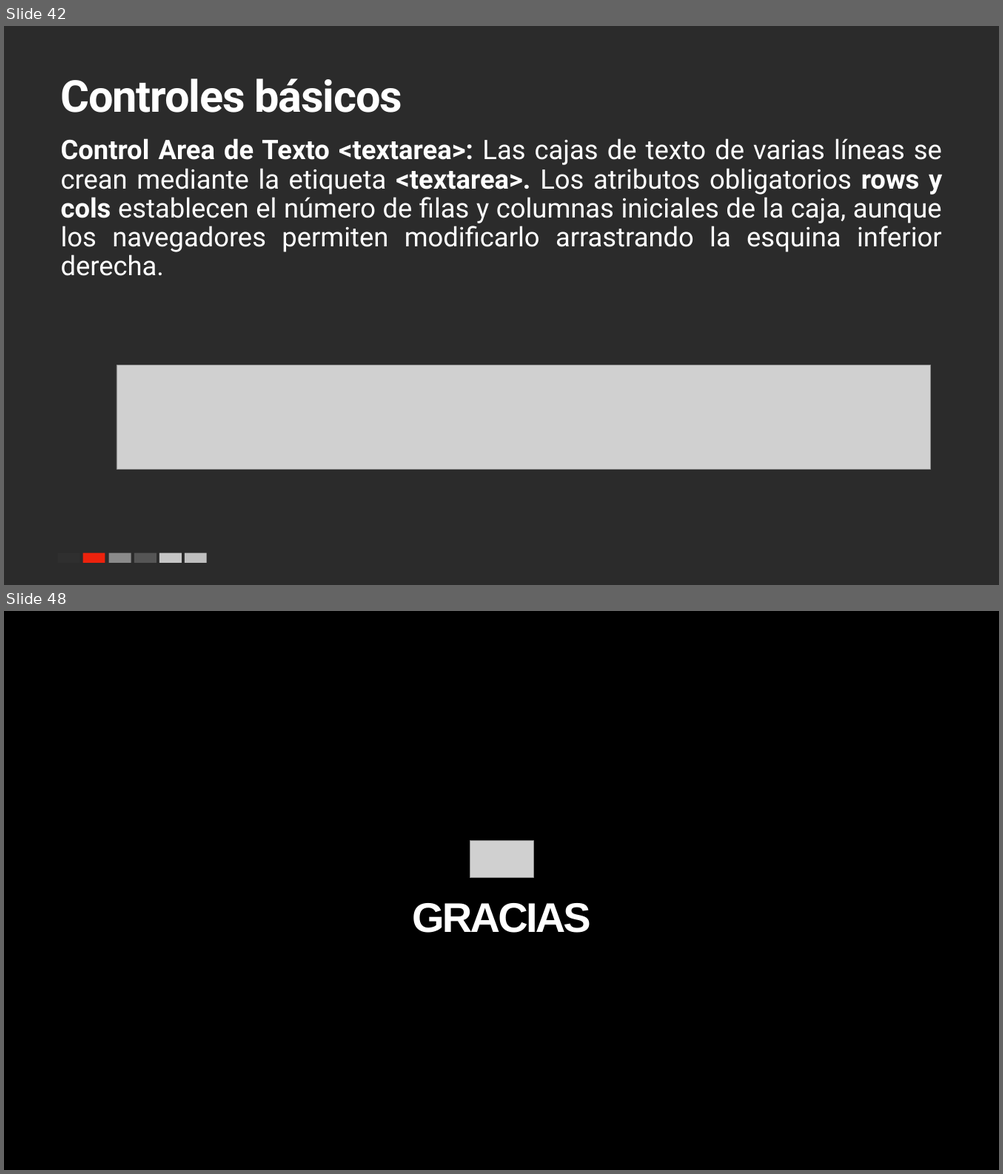
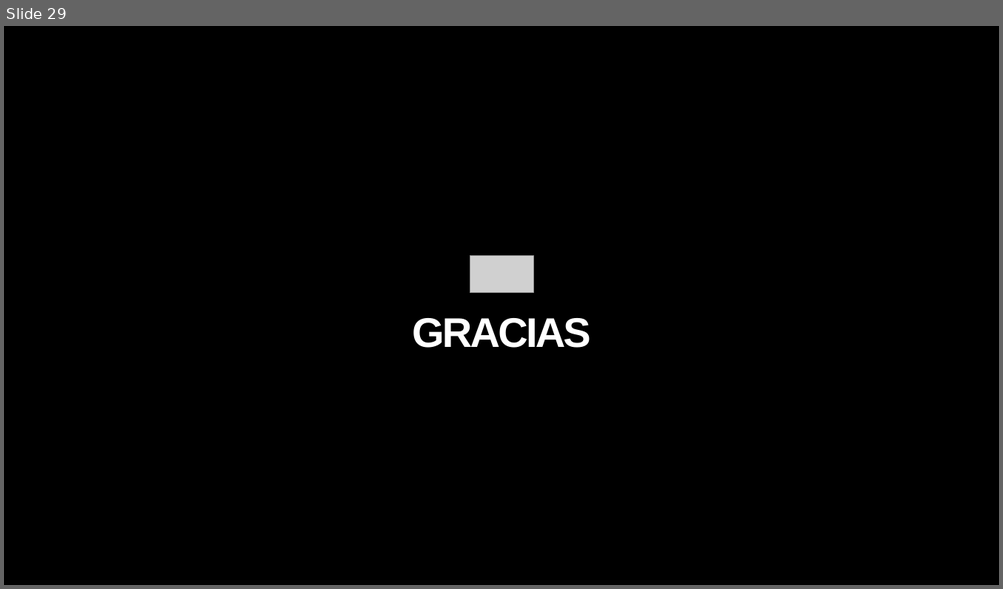
Before and after one commit to emaravi/DEW, a slide deck: sesion02/S02- HTML y JS.pptx. Shown one above the other, each under a label of ours: slides 42 and 48 before the commit, slide 29 after it; the slides between them are not shown. The pictures are 1003x1174 and 1003x589 pixels, drawn with LibreOffice and Linux fonts; fonts in the diff are those of the drawing; grey boxes stand for pictures; background and template pictures are left out; a plain dark background stands for a picture behind light text. Boxes give left, top, right and bottom in pixels: in the first picture for what was removed or moved away, otherwise in the second. Text is boxed around its words. In the diff, an @@ line names an element or a change of style, - is before the commit and + after.

```diff
--- a/sesion02/S02- HTML y JS.pptx
+++ b/sesion02/S02- HTML y JS.pptx
@@ slide 42 removed at (4, 26, 999, 585), background picture (left out) @@
@@ title removed at (61, 79, 402, 113) @@
-Controles básicos
@@ text removed at (61, 138, 942, 276) @@
-Control Area de Texto <textarea>: Las cajas de texto de varias líneas se crean mediante la etiqueta <textarea>. Los atributos obligatorios rows y cols establecen el número de filas y columnas iniciales de la caja, aunque los navegadores permiten modificarlo arrastrando la esquina inferior derecha.
@@ picture removed at (116, 366, 930, 469) @@
@@ group removed at (58, 554, 207, 563): 6 rectangles @@
@@ what was slide 48 is now slide 29 @@
```
Also in this commit, not shown: 18 other slides removed, 1 other file.
